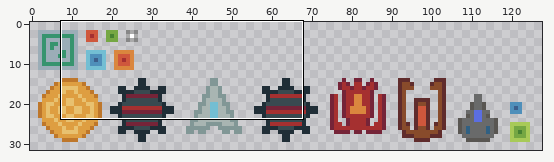
Sprite sheet -- assets/textures/sprite-atlas.png. Above, an overview of the earlier version with the close-up marked.
Close-up. Before the commit:
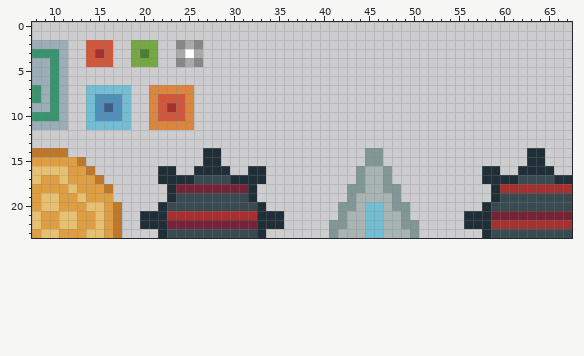
The file is 128x32 pixels. Colours within 5 levels of each other are drawn and written as one. Shown: x 8..67, y 0..23.
The result:
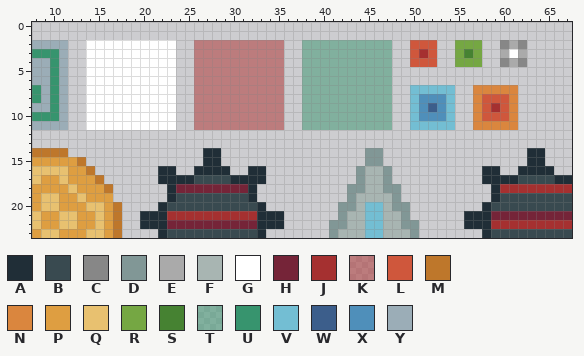
Palette (. is transparent): A #202e37  B #394a50  C #878787  D #819796  E #aaaaaa  F #a8b5b2  G #ffffff  H #752438  J #a53030  K #ac323286  L #cf573c  M #be772b  N #da863e  P #de9e41  Q #e8c170  R #75a743  S #468232  T #37946e82  U #37946e  V #73bed3  W #3c5e8b  X #4f8fba  Y #9badb7
The edit:
{"y":2,"x":14,"old":"LLL..RRR..CEC.........","new":"GGGGGGGGGG..KKKKKKKKKK"}
{"y":2,"x":38,"old":"..........","new":"TTTTTTTTTT"}
{"y":2,"x":50,"old":"...","new":"LLL"}
{"y":2,"x":55,"old":"...","new":"RRR"}
{"y":2,"x":60,"old":"...","new":"CEC"}
{"y":3,"x":14,"old":"LJL..RSR..EGE.........","new":"GGGGGGGGGG..KKKKKKKKKK"}
{"y":3,"x":38,"old":"..........","new":"TTTTTTTTTT"}
{"y":3,"x":50,"old":"...","new":"LJL"}
{"y":3,"x":55,"old":"...","new":"RSR"}
{"y":3,"x":60,"old":"...","new":"EGE"}
{"y":4,"x":14,"old":"LLL..RRR..CEC.........","new":"GGGGGGGGGG..KKKKKKKKKK"}
{"y":4,"x":38,"old":"..........","new":"TTTTTTTTTT"}
{"y":4,"x":50,"old":"...","new":"LLL"}
{"y":4,"x":55,"old":"...","new":"RRR"}
{"y":4,"x":60,"old":"...","new":"CEC"}
{"y":5,"x":14,"old":"..........","new":"GGGGGGGGGG"}
{"y":5,"x":26,"old":"..........","new":"KKKKKKKKKK"}
{"y":5,"x":38,"old":"..........","new":"TTTTTTTTTT"}
{"y":6,"x":14,"old":"..........","new":"GGGGGGGGGG"}
{"y":6,"x":26,"old":"..........","new":"KKKKKKKKKK"}
{"y":6,"x":38,"old":"..........","new":"TTTTTTTTTT"}
{"y":7,"x":14,"old":"VVVVV..NNNNN..........","new":"GGGGGGGGGG..KKKKKKKKKK"}
{"y":7,"x":38,"old":"..........","new":"TTTTTTTTTT"}
{"y":7,"x":50,"old":".....","new":"VVVVV"}
{"y":7,"x":57,"old":".....","new":"NNNNN"}
{"y":8,"x":14,"old":"VXXXV..NLLLN..........","new":"GGGGGGGGGG..KKKKKKKKKK"}
{"y":8,"x":38,"old":"..........","new":"TTTTTTTTTT"}
{"y":8,"x":50,"old":".....","new":"VXXXV"}
{"y":8,"x":57,"old":".....","new":"NLLLN"}
{"y":9,"x":14,"old":"VXWXV..NLJLN..........","new":"GGGGGGGGGG..KKKKKKKKKK"}
{"y":9,"x":38,"old":"..........","new":"TTTTTTTTTT"}
{"y":9,"x":50,"old":".....","new":"VXWXV"}
{"y":9,"x":57,"old":".....","new":"NLJLN"}
{"y":10,"x":14,"old":"VXXXV..NLLLN..........","new":"GGGGGGGGGG..KKKKKKKKKK"}
{"y":10,"x":38,"old":"..........","new":"TTTTTTTTTT"}
{"y":10,"x":50,"old":".....","new":"VXXXV"}
{"y":10,"x":57,"old":".....","new":"NLLLN"}
{"y":11,"x":14,"old":"VVVVV..NNNNN..........","new":"GGGGGGGGGG..KKKKKKKKKK"}
{"y":11,"x":38,"old":"..........","new":"TTTTTTTTTT"}
{"y":11,"x":50,"old":".....","new":"VVVVV"}
{"y":11,"x":57,"old":".....","new":"NNNNN"}
